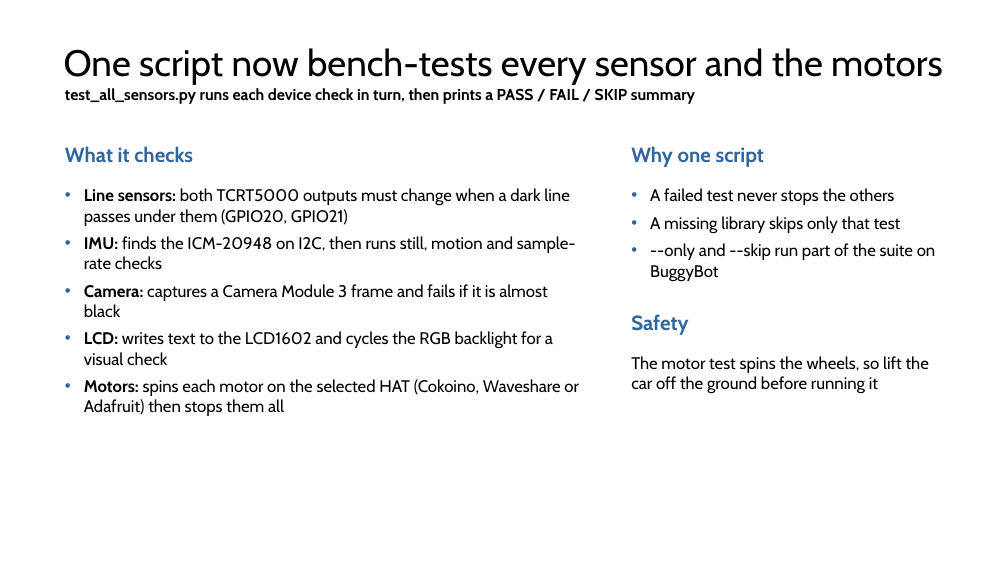
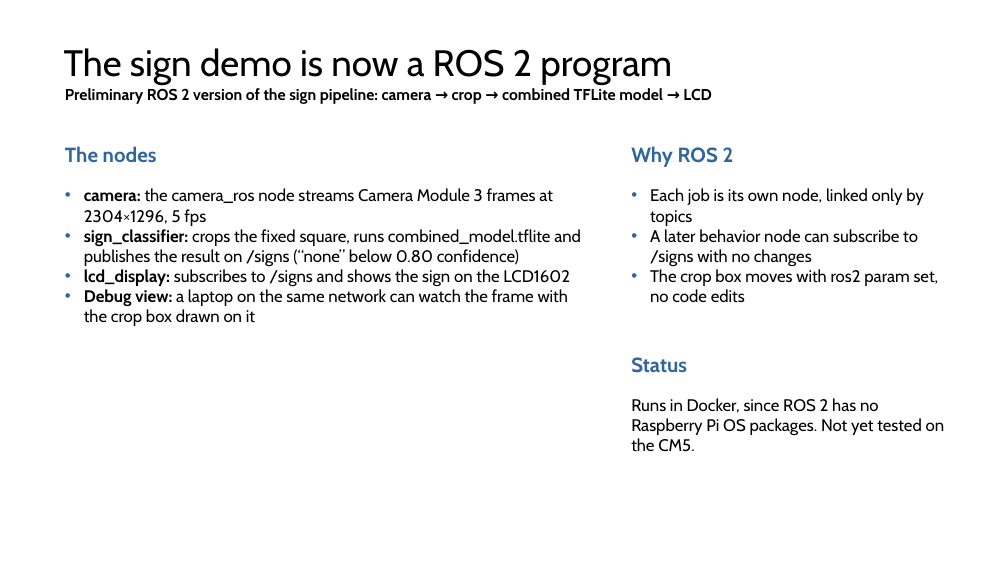
Before and after one commit to EthanWellsSr/BuggyBot, a slide deck: slide 2 of Weekly Reports/slides/3-ethan-bishop.pptx. Drawn at 1008x567 pixels with LibreOffice and Linux fonts; fonts in the diff are those of the drawing. Boxes give left, top, right and bottom in pixels: in the first picture for what was removed or moved away, otherwise in the second. Text is boxed around its words. In the diff, an @@ line names an element or a change of style, - is before the commit and + after.

```diff
--- a/Weekly Reports/slides/3-ethan-bishop.pptx
+++ b/Weekly Reports/slides/3-ethan-bishop.pptx
@@ title at (64,48,672,85): text changed @@
-One script now bench-tests every sensor and the motors
+The sign demo is now a ROS 2 program
@@ text at (65,88,712,104): text changed @@
-test_all_sensors.py runs each device check in turn, then prints a PASS / FAIL / SKIP summary
+Preliminary ROS 2 version of the sign pipeline: camera → crop → combined TFLite model → LCD
@@ text at (65,146,157,162): text changed @@
-What it checks
+The nodes
@@ text at (631,146,734,167): text changed @@
-Why one script
+Why ROS 2
@@ text at (84,188,581,326): text changed @@
-• Line sensors: both TCRT5000 outputs must change when a dark line passes under them (GPIO20, GPIO21)
-• IMU: finds the ICM-20948 on I2C, then runs still, motion and sample-rate checks
-• Camera: captures a Camera Module 3 frame and fails if it is almost black
-• LCD: writes text to the LCD1602 and cycles the RGB backlight for a visual check
-• Motors: spins each motor on the selected HAT (Cokoino, Waveshare or Adafruit) then stops them all
+• camera: the camera_ros node streams Camera Module 3 frames at 2304×1296, 5 fps
+• sign_classifier: crops the fixed square, runs combined_model.tflite and publishes the result on /signs (“none” below 0.80 confidence)
+• lcd_display: subscribes to /signs and shows the sign on the LCD1602
+• Debug view: a laptop on the same network can watch the frame with the crop box drawn on it
@@ text at (650,188,939,303): text changed @@
-• A failed test never stops the others
-• A missing library skips only that test
-• --only and --skip run part of the suite on BuggyBot
+• Each job is its own node, linked only by topics
+• A later behavior node can subscribe to /signs with no changes
+• The crop box moves with ros2 param set, no code edits
@@ text at (631,357,687,373): text changed @@
-Safety
+Status
@@ text at (631,398,945,452): text changed @@
-The motor test spins the wheels, so lift the car off the ground before running it
+Runs in Docker, since ROS 2 has no Raspberry Pi OS packages. Not yet tested on the CM5.
```
Also in this commit, not shown: 2 other slides changed.
